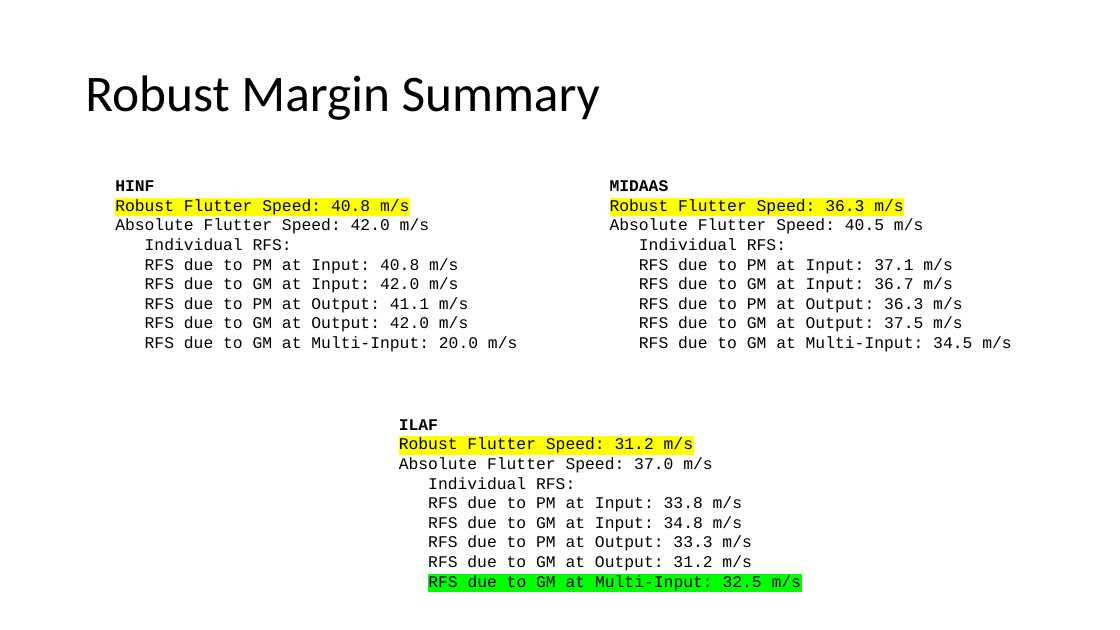
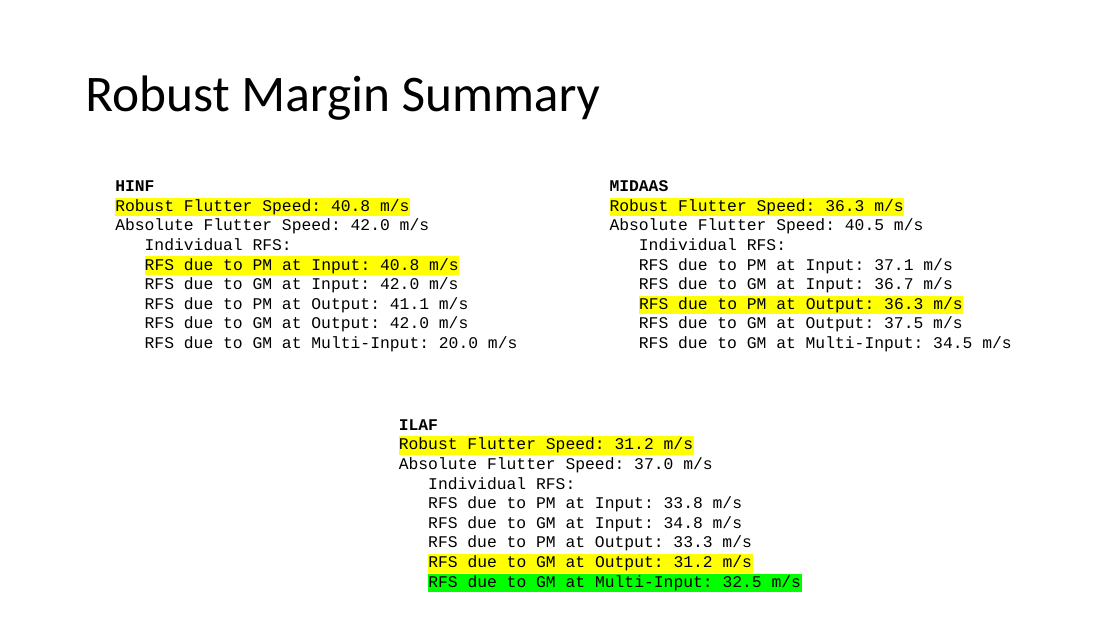
Before and after one commit to padmassun/mAEWing1, a slide deck: slide 7 of Software/Geri_Model_Package/Robustness/RobustnessAnalysis_02142019.pptx (slide 6 before the commit). Drawn at 1120x630 pixels with LibreOffice and Linux fonts; fonts in the diff are those of the drawing. Boxes give left, top, right and bottom in pixels: in the first picture for what was removed or moved away, otherwise in the second. Text is boxed around its words. In the diff, an @@ line names an element or a change of style, - is before the commit and + after.

Commit message:
updated Robustness/RobustnessAnalysisAP.m to plot gain margins using a linear scale (log scale option still present). Updated RobustnessAnalysis_02142019.pptx to reflect these changes.

```diff
--- a/Software/Geri_Model_Package/Robustness/RobustnessAnalysis_02142019.pptx
+++ b/Software/Geri_Model_Package/Robustness/RobustnessAnalysis_02142019.pptx
@@ text at [145,258,458,274]: highlight none to #FFFF00 in "RFS due to PM at Input: 40.8 ..." @@
@@ text at [639,297,962,313]: highlight none to #FFFF00 in "RFS due to PM at Output: 36.3 ..." @@
@@ text at [428,555,752,571]: highlight none to #FFFF00 in "RFS due to GM at Output: 31.2 ..." @@
```
Also in this commit, not shown: 10 other slides changed, 1 slide added, 1 other file.
